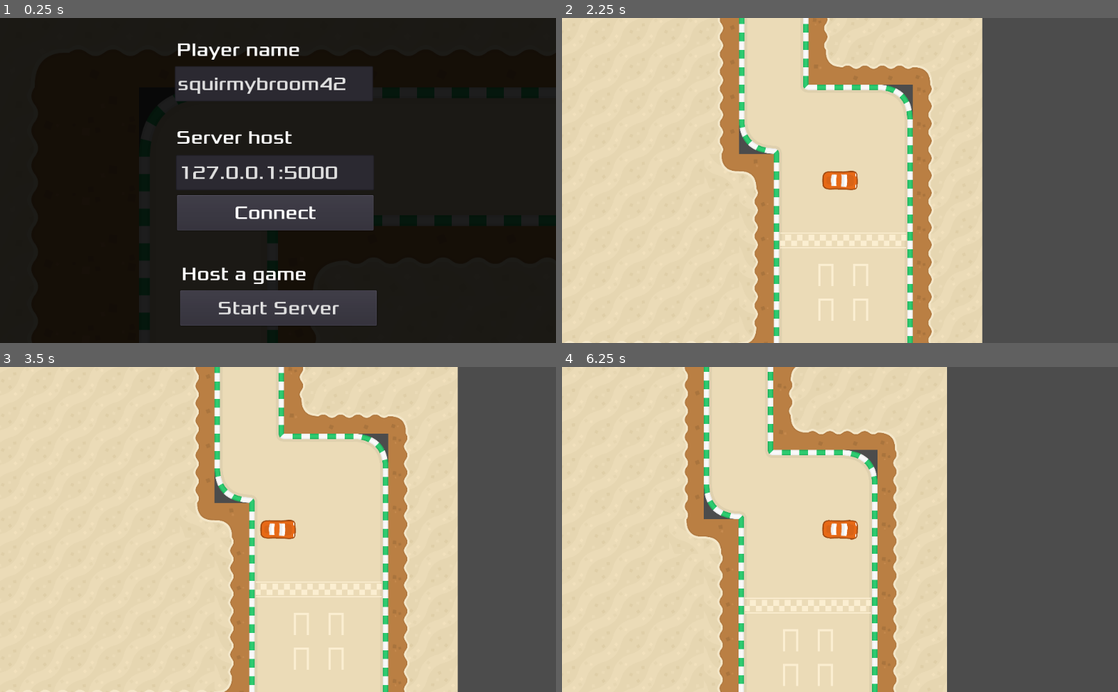
Above: before the commit, frames 1-4 (two rows, left to right).
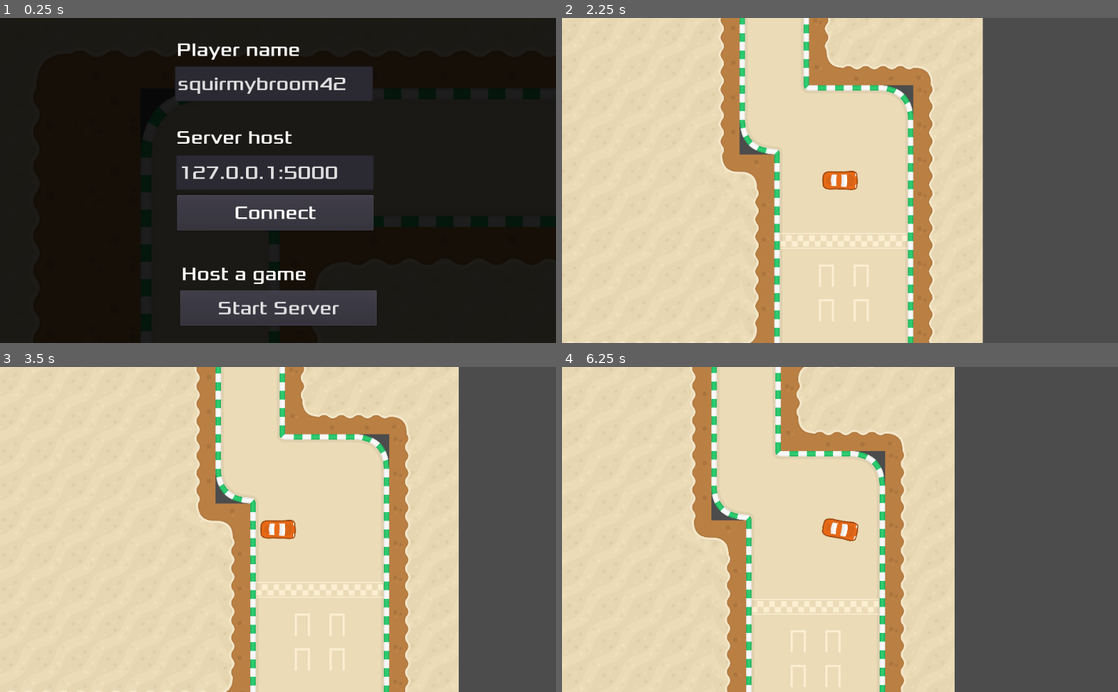
Above: after the commit, the same moments.

Repository: itjope/slide-on-slicks
Game: Godot game, scene res://World.tscn
Same seed, same stepped clock (60 frames per second), same inputs: the game is played once before the commit and once after it.
Inputs:
- Up to frame 1 (0.25 s): no input
- Up to frame 2 (2.25 s): tap Enter at 0.5 s; hold D (steer_right) 0.53-1.25 s; click "Start Server" at 1.25 s; click "Start Game" at 2 s
- Up to frame 3 (3.5 s): tap Space at 2.75 s; hold S (brake) from 2.78 s (still down)
- Up to frame 4 (6.25 s): release S (brake) at 3.53 s; hold D (steer_right) 3.53-4.28 s; hold W (accelerate) 4.28-5.03 s; hold A (steer_left) from 5.03 s (still down)

The runs differ from the first frame. In frame 1, less than 0.1% of the frame differs, in the area x 25-98%, y 22-86%; in frame 2, 2.0%; in frame 3, 2.4%; in frame 4, 11%, in the area x 22-71%, y 0-100%.

Commit message:
Finished lap signal

Diff:
--- a/Server.gd
+++ b/Server.gd
@@ -74,7 +74,7 @@
 	car.set_name(str(selfPeerID))
 	car.set_network_master(selfPeerID)
 	get_parent().add_child(car)
-	get_parent().get_node("CanvasLayer").get_node("ControlPanel").start(car)
+	get_parent().get_node("Track").get_node("ControlPanel").start(car)
 
 	for p in player_info:
 		var remoteCar = Car.instance()
--- /dev/null
+++ b/Track.gd
@@ -0,0 +1,29 @@
+extends CanvasLayer
+
+signal finished_lap(body)
+
+# Declare member variables here. Examples:
+# var a = 2
+# var b = "text"
+var prev_checkpoint = {}
+
+# Called when the node enters the scene tree for the first time.
+func _ready():
+	pass # Replace with function body.
+
+
+# Called every frame. 'delta' is the elapsed time since the previous frame.
+#func _process(delta):
+#	pass
+
+
+func _on_Checkpoints_body_shape_entered(body_id, body, body_shape, area_shape):
+	var cur = area_shape
+	var prev = prev_checkpoint.get(body_id)
+	var last = get_node("Checkpoints").get_child_count()-1
+
+	if (prev == last && cur == 0):
+		print("finished_lap: " + str(body))
+		emit_signal("finished_lap", body)
+
+	prev_checkpoint[body_id] = cur
--- a/World.tscn
+++ b/World.tscn
@@ -1,7 +1,8 @@
-[gd_scene load_steps=18 format=2]
+[gd_scene load_steps=20 format=2]
 
 [ext_resource path="res://World.gd" type="Script" id=1]
 [ext_resource path="res://assets/spritesheet_tiles.png" type="Texture" id=2]
+[ext_resource path="res://Track.gd" type="Script" id=3]
 [ext_resource path="res://ControlPanel.tscn" type="PackedScene" id=4]
 [ext_resource path="res://Server.tscn" type="PackedScene" id=5]
 
@@ -174,24 +175,61 @@
 2/shapes = [  ]
 2/z_index = 0
 
+[sub_resource type="GDScript" id=14]
+script/source = "extends Area2D
+
+
+# Declare member variables here. Examples:
+# var a = 2
+# var b = \"text\"
+
+
+# Called when the node enters the scene tree for the first time.
+func _ready():
+	pass # Replace with function body.
+
+
+# Called every frame. 'delta' is the elapsed time since the previous frame.
+#func _process(delta):
+#	pass
+"
+
 [node name="World" type="Node2D"]
 script = ExtResource( 1 )
 
 [node name="TileMap" type="TileMap" parent="."]
+position = Vector2( 3, 2 )
 tile_set = SubResource( 13 )
 cell_size = Vector2( 128, 128 )
 collision_layer = 2
 format = 1
 tile_data = PoolIntArray( -1, 2, 0, -65536, 2, 0, -65535, 2, 0, -65534, 2, 0, -65533, 2, 0, -65532, 2, 0, -65531, 2, 0, …(10187 unchanged characters)…
 
-[node name="CanvasLayer" type="CanvasLayer" parent="."]
-
-[node name="ControlPanel" parent="CanvasLayer" instance=ExtResource( 4 )]
+[node name="Track" type="CanvasLayer" parent="."]
+script = ExtResource( 3 )
+
+[node name="ControlPanel" parent="Track" instance=ExtResource( 4 )]
 visible = false
 margin_left = 8.35583
 margin_top = 14.7676
 margin_right = 8.35583
 margin_bottom = 14.7676
+
+[node name="Checkpoints" type="Area2D" parent="Track"]
+position = Vector2( 1479.98, 1537.16 )
+input_pickable = false
+script = SubResource( 14 )
+
+[node name="First" type="CollisionPolygon2D" parent="Track/Checkpoints"]
+position = Vector2( 195.998, 85.5262 )
+polygon = PoolVector2Array( 0, 0, -6.95654, 235.859, 712.89, 239.422, 709.326, -2.9021 )
+
+[node name="Second" type="CollisionPolygon2D" parent="Track/Checkpoints"]
+position = Vector2( -245.542, 0 )
+polygon = PoolVector2Array( -1247.8, -795.293, -558.269, -795.293, -554.906, -509.388, -1247.8, -509.388 )
+
+[node name="Third" type="CollisionPolygon2D" parent="Track/Checkpoints"]
+polygon = PoolVector2Array( -440.544, 654.412, -440.544, 1165.68, -147.912, 1169.04, -158.002, 644.321 )
 
 [node name="Server" parent="." instance=ExtResource( 5 )]
 
@@ -206,3 +244,6 @@
 __meta__ = {
 "_edit_use_anchors_": false
 }
+[connection signal="body_entered" from="Track/Checkpoints" to="." method="_on_Checkpoint1_body_entered"]
+[connection signal="body_shape_entered" from="Track/Checkpoints" to="Track" method="_on_Checkpoints_body_shape_entered"]
+[connection signal="body_shape_entered" from="Track/Checkpoints" to="." method="_on_Checkpoints_body_shape_entered"]
